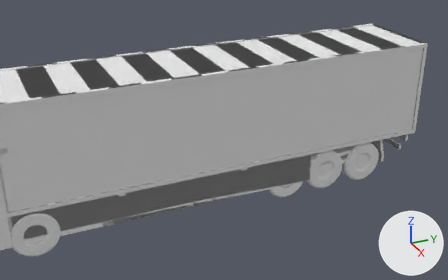
One commit to the COLLADA model objects3d/truck_western3.dae: the scene before it, then after it.
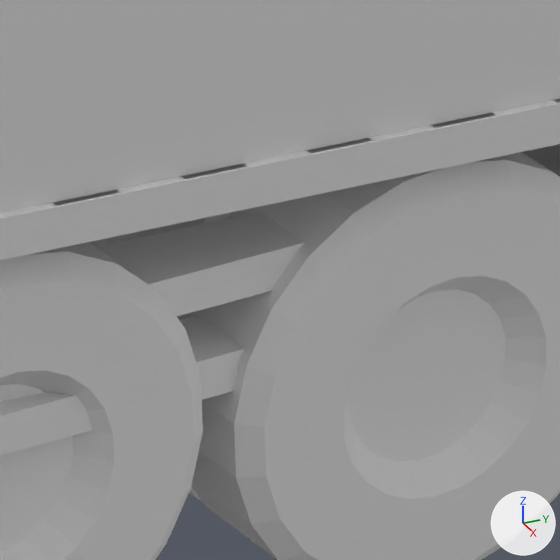
There are two pictures of each version: one from a 50 mm camera at (158.2, 19.9, 96.7) aimed at (-5.8, 93.7, 14.7), one close up on the part from 73% to 83% of the width and 46% to 63% of the height. The lights are fixed; the arrows at lower right show +X, +Y and +Z. Where no turn or scale is listed for an object, it has been applied to the vertices. Vertices at the same position are counted once.

The scene before the commit, as lines of its bpy script (objects in view):
```python
me_busback1mesh = bpy.data.meshes.new('BusBack1Mesh')
me_busback1mesh.from_pydata(...)  # 223 vertices, 418 faces; spans x -14.0..13.8, y -75.9..42.6, z 0.0..29.4
me_busback1mesh.materials.append(mat_13___brushed_metal)  # its picture is missing
# before: 159 (10.2, 42.6, 5.7), 160 (12.3, 42.6, 5.7), 161 (10.2, 42.6, 6.9), 162 (12.3, 42.6, 6.9), 171 (10.2, 42.6, 2.9)
# before: 172 (12.3, 42.6, 2.9), 173 (10.2, 42.6, 4.1), 174 (12.3, 42.6, 4.1)
me_cabin7mesh = bpy.data.meshes.new('Cabin7Mesh')
me_cabin7mesh.from_pydata(...)  # 398 vertices, 777 faces; spans x -14.0..14.0, y -21.0..130.0, z -9.0..31.0
me_cabin7mesh.materials.append(mat_13___brushed_metal)  # its picture is missing
me_wheel03mesh = bpy.data.meshes.new('Wheel03Mesh')
me_wheel03mesh.from_pydata(...)  # 384 vertices, 752 faces; spans x -2.0..24.7, y -6.6..6.6, z -6.6..6.6
me_wheel03mesh.materials.append(mat_13___brushed_metal)  # its picture is missing
ob_busback1 = bpy.data.objects.new('BusBack1', me_busback1mesh)
ob_busback1.location = (-1.07, 88.07, 4.53)
ob_cabin7 = bpy.data.objects.new('Cabin7', me_cabin7mesh)
ob_cabin7.location = (-1.12, 24.83, 13.13)
ob_wheel03 = bpy.data.objects.new('Wheel03', me_wheel03mesh)
ob_wheel03.location = (-12.42, 134.89, 6.57)
# also in view: 'Wheel02' at (-1.1, 120.8, 6.6); 'Cabin3' at (-1.0, 79.3, 24.0); 'Cabin2' at (-1.1, 79.3, 24.0)
```
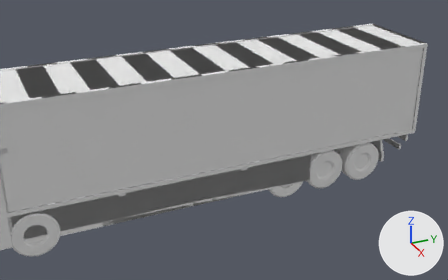
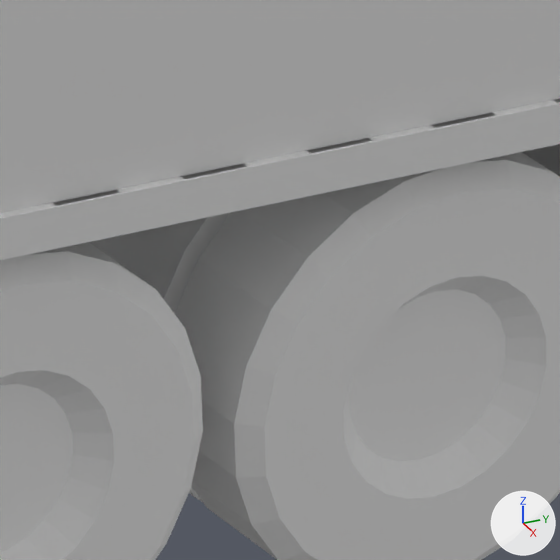
Where the change shows, as pixel boxes (x1, y1, x2, y2) in the close-ups (560 x 560 px):
'BusBack1', reshaped (not visible afterwards)
    before: (0, 213, 305, 456)

Patch to the scene script:
```diff
--- a/objects3d/truck_western3.dae.py
+++ b/objects3d/truck_western3.dae.py
@@ me_busback1mesh @@
 me_busback1mesh.from_pydata(...)  # 223 vertices, 418 faces; spans x -14.0..13.8, y -75.9..42.6, z 0.0..29.4
 # used by ob_busback1; location = (-1.07, 88.07, 4.53)
+# me_busback1mesh part 1
+for i in [*range(159, 163), *range(171, 175)]: me_busback1mesh.vertices[i].co += Vector((0.0, -15.0, 0.0))
 me_busback1mesh.materials.append(mat_13___brushed_metal)
```
